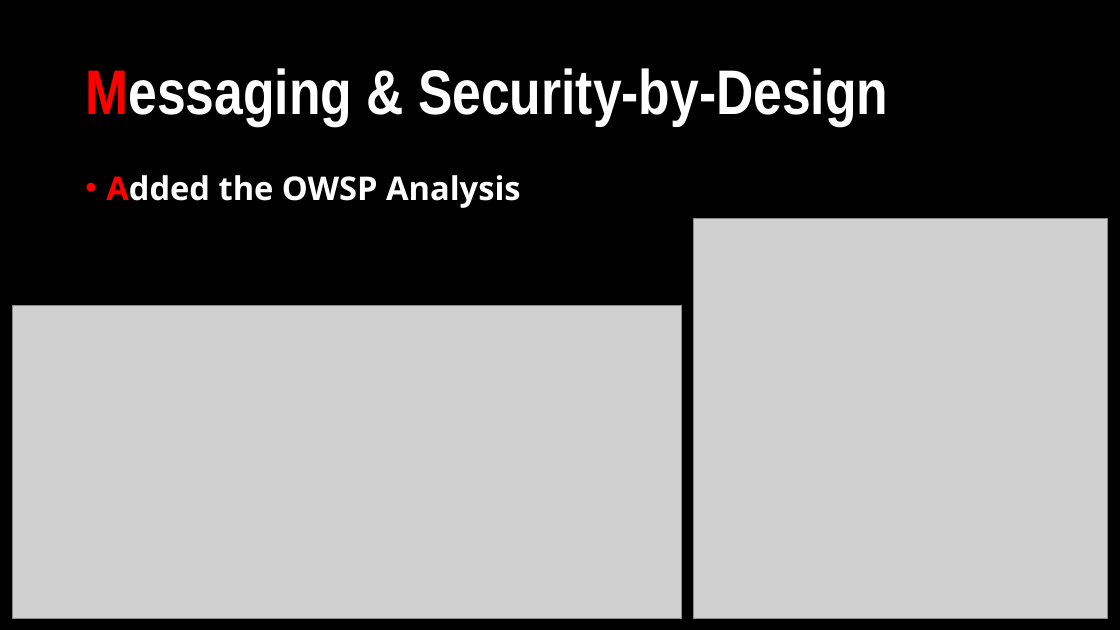
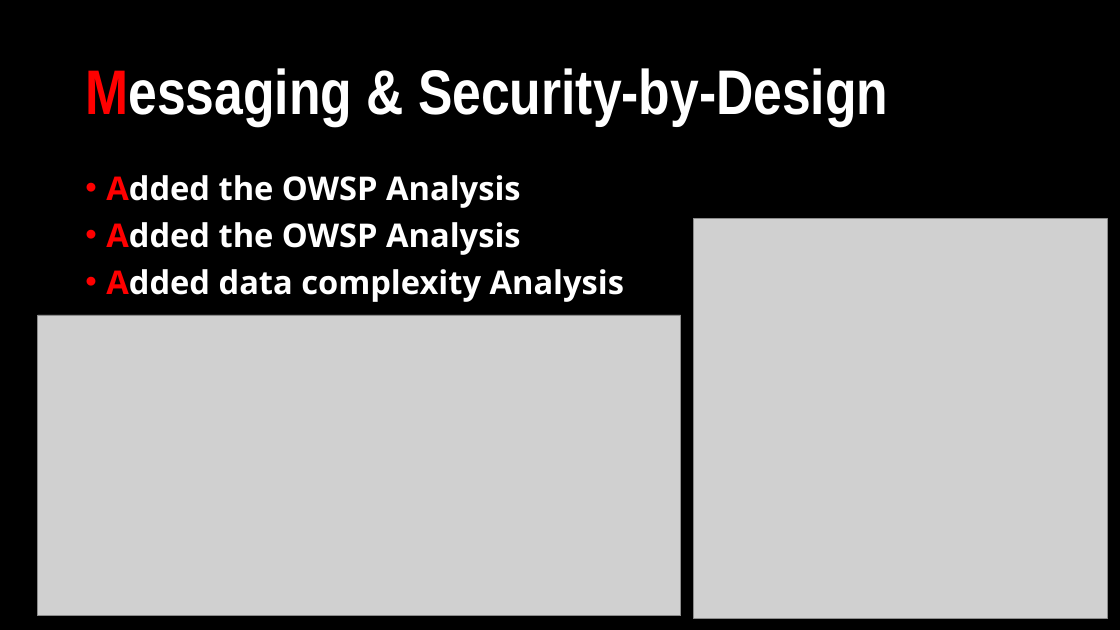
Before and after one commit to Netflix-Clone-MicFlix/Documentation, a slide deck: slide 7 of Sprint presentations/Individual_Project-Sprint3.pptx. Drawn at 1120x630 pixels with LibreOffice and Linux fonts; fonts in the diff are those of the drawing; grey boxes stand for pictures. Boxes give left, top, right and bottom in pixels: in the first picture for what was removed or moved away, otherwise in the second. Text is boxed around its words. In the diff, an @@ line names an element or a change of style, - is before the commit and + after.

```diff
--- a/Sprint presentations/Individual_Project-Sprint3.pptx
+++ b/Sprint presentations/Individual_Project-Sprint3.pptx
@@ text at [106,222,625,302]: paragraphs added @@
+• Added the OWSP Analysis
+• Added data complexity Analysis
@@ picture: place and size @@
-picture at [13,306,682,619]
+picture at [38,315,681,616]
```
Also in this commit, not shown: 4 other slides changed, 1 slide added.
